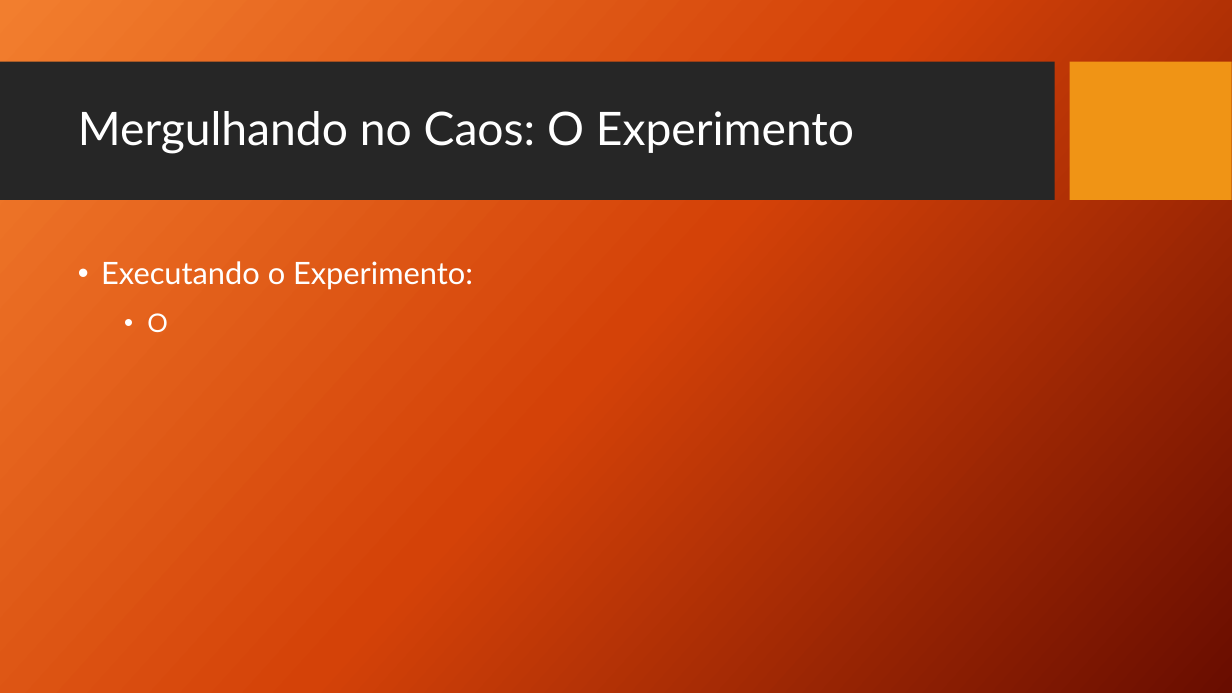
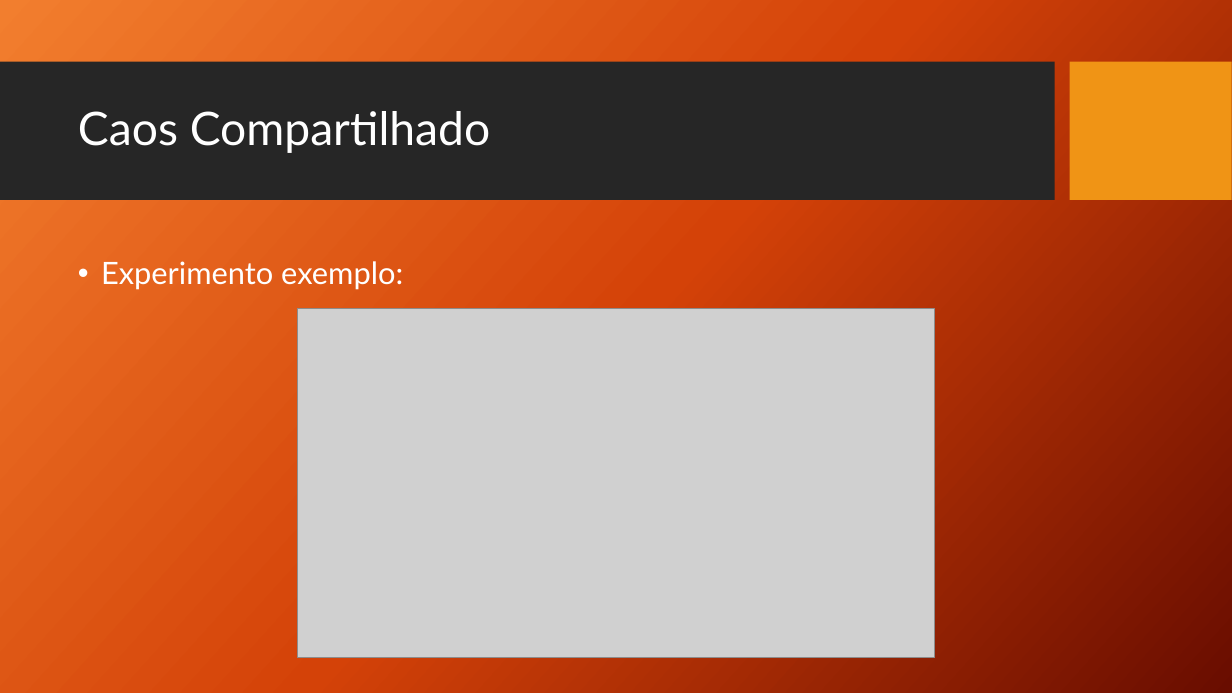
Before and after one commit to TCC-Chaos-Engineering/docs-chaos-engineering, a slide deck: slide 112 of docs/Chaos Engineering - Das Hipoteses aos Testes.pptx (slide 111 before the commit). Drawn at 1232x693 pixels with LibreOffice and Linux fonts; fonts in the diff are those of the drawing; grey boxes stand for pictures; background and template pictures are left out. Boxes give left, top, right and bottom in pixels: in the first picture for what was removed or moved away, otherwise in the second. Text is boxed around its words. In the diff, an @@ line names an element or a change of style, - is before the commit and + after.

Commit message:
Add files via upload
Finaliza Caos Colaborativo

```diff
--- a/docs/Chaos Engineering - Das Hipoteses aos Testes.pptx
+++ b/docs/Chaos Engineering - Das Hipoteses aos Testes.pptx
@@ title at (78,111,490,153): text changed @@
-Mergulhando no Caos: O Experimento
+Caos Compartilhado
@@ text at (101,261,403,290): text changed @@
-• Executando o Experimento:
-  • O
+• Experimento exemplo:
@@ picture added at (298,309,934,658) @@
```
Also in this commit, not shown: 11 other slides changed, 13 slides added, 11 slides removed.
